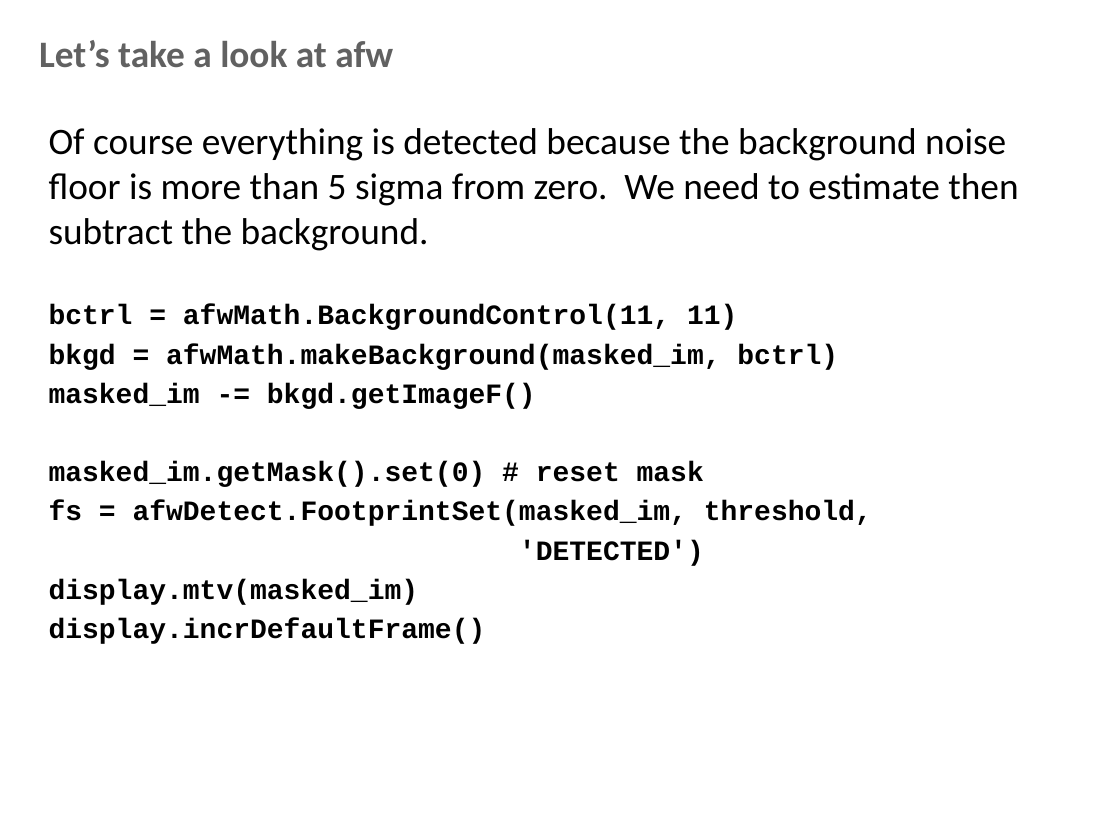
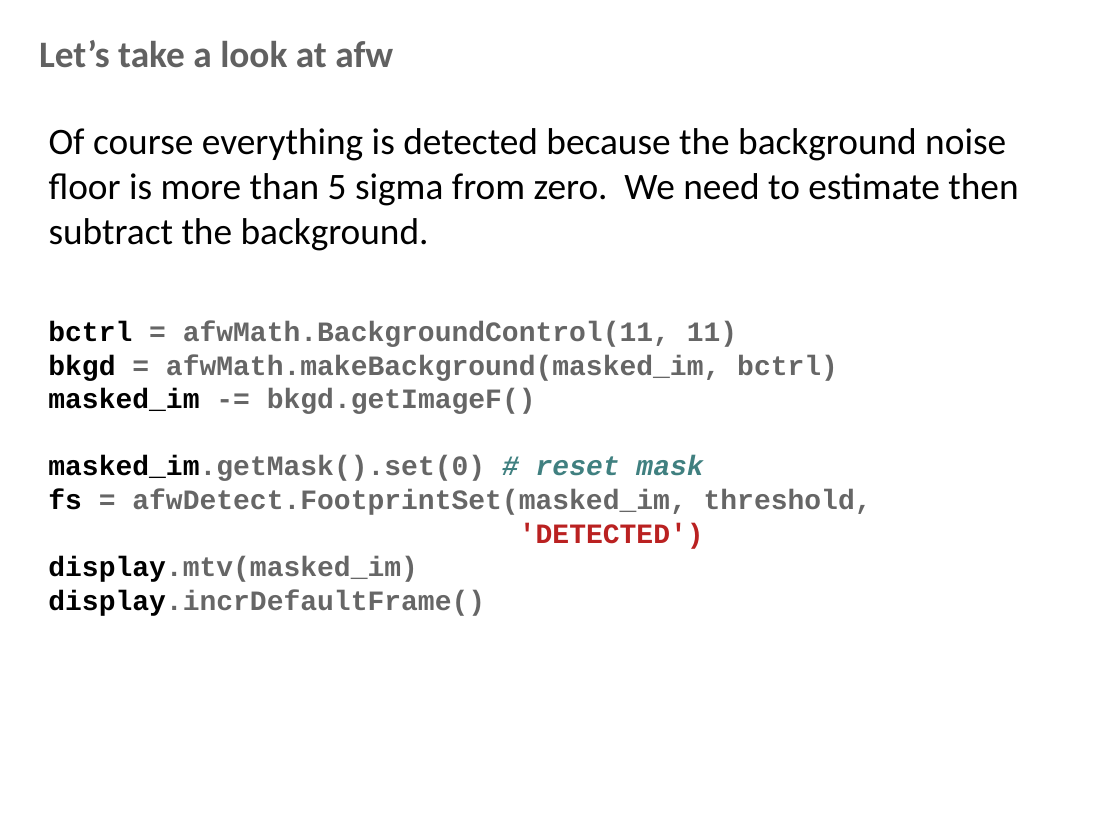
Before and after one commit to lsst-dm/Oct15_bootcamp, a slide deck: slide 20 of documents/afw_lecture.pptx (slide 19 before the commit). Drawn at 1120x840 pixels with LibreOffice and Linux fonts; fonts in the diff are those of the drawing; background and template pictures are left out. Boxes give left, top, right and bottom in pixels: in the first picture for what was removed or moved away, otherwise in the second. Text is boxed around its words. In the diff, an @@ line names an element or a change of style, - is before the commit and + after.

```diff
--- a/documents/afw_lecture.pptx
+++ b/documents/afw_lecture.pptx
@@ text added at [48, 321, 872, 616], 18 pt, text #666666, bold @@
+bctrl = afwMath.BackgroundControl(11, 11)
+bkgd = afwMath.makeBackground(masked_im, bctrl)
+masked_im -= bkgd.getImageF()
+masked_im.getMask().set(0) # reset mask
+fs = afwDetect.FootprintSet(masked_im, threshold,
+'DETECTED')
+display.mtv(masked_im)
+display.incrDefaultFrame()
@@ text at [49, 305, 872, 644]: paragraphs removed @@
-bctrl = afwMath.BackgroundControl(11, 11)
-bkgd = afwMath.makeBackground(masked_im, bctrl)
-masked_im -= bkgd.getImageF()
-masked_im.getMask().set(0) # reset mask
-fs = afwDetect.FootprintSet(masked_im, threshold,
-'DETECTED')
-display.mtv(masked_im)
-display.incrDefaultFrame()
```
Also in this commit, not shown: 16 other slides changed, 10 slides added, 4 slides removed, 2 other files.
